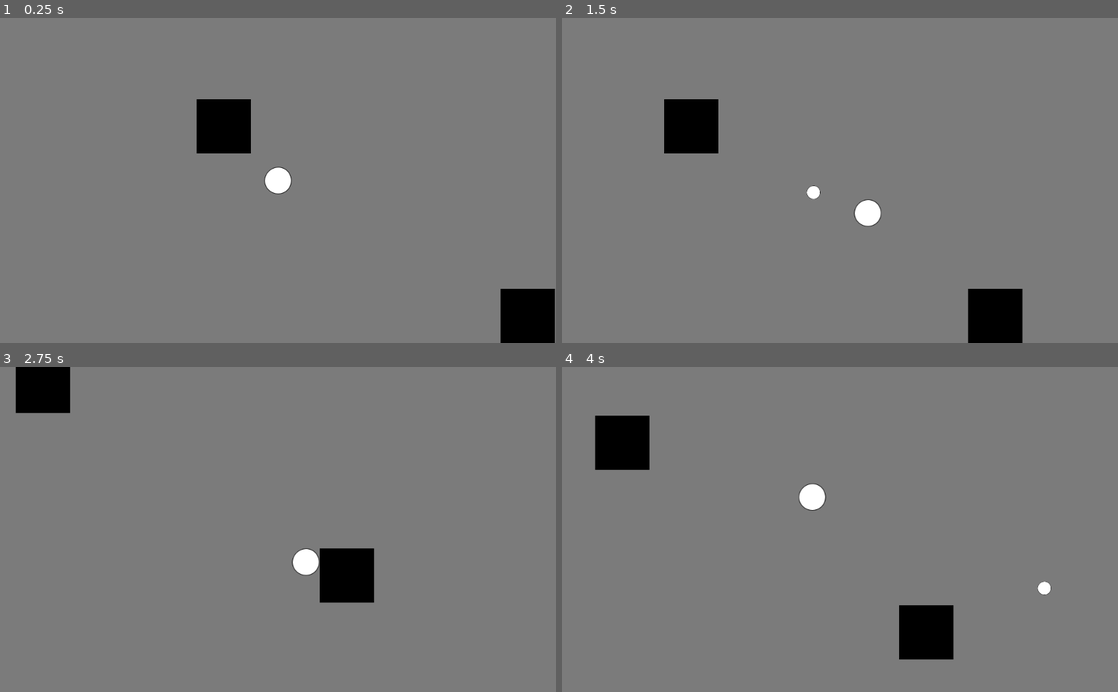
Above: before the commit, frames 1-4 (two rows, left to right).
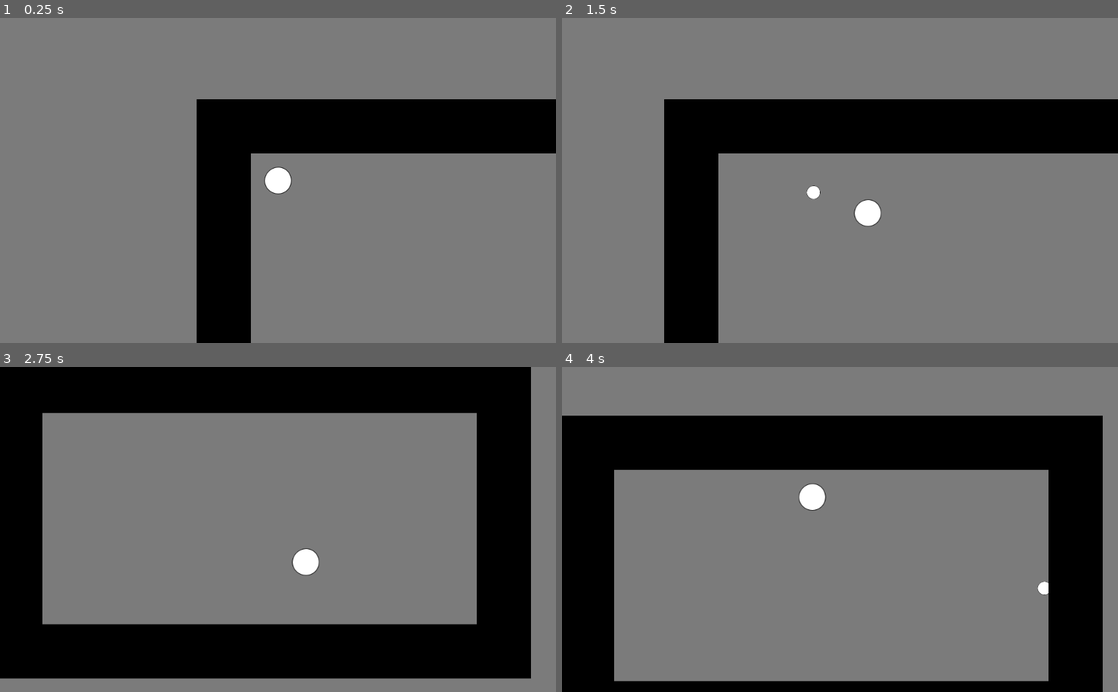
Above: after the commit, the same moments.

Repository: ComradeSparklePony/Slay-the-Triangles
Game: Godot game, scene res://town.tscn
Same seed, same stepped clock (60 frames per second), same inputs: the game is played once before the commit and once after it. The project has no main scene, so this scene is started directly.
Inputs (mouse positions are in pixels of both pictures, inside the frame that each line leads up to):
- Up to frame 1 (0.25 s): no input
- Up to frame 2 (1.5 s): tap Enter at 0.5 s; move the mouse to (962, 164) at 0.52 s; press the mouse at (962, 164) at 0.53 s; hold Right (ui_right) 0.53-1.28 s; move the mouse to (728, 196) at 1.27 s; release the mouse at (728, 196) at 1.28 s; hold Down (ui_down) from 1.28 s (still down); click (728, 196) at 1.35 s
- Up to frame 3 (2.75 s): move the mouse to (333, 458) at 2.02 s; release Down (ui_down) at 2.03 s; press the mouse at (333, 458) at 2.03 s; hold Right (ui_right) from 2.03 s (still down)
- Up to frame 4 (4 s): move the mouse to (812, 594) at 2.77 s; release Right (ui_right) at 2.78 s; release the mouse at (812, 594) at 2.78 s; hold Up (ui_up) 2.78-3.53 s; click (812, 594) at 2.85 s; move the mouse to (1006, 578) at 3.52 s; press the mouse at (1006, 578) at 3.53 s; hold Left (ui_left) from 3.53 s (still down)

The runs differ from the first frame. In frame 1, 16% of the frame differs, in the area x 35-100%, y 25-100%; in frame 2, 19%; in frame 3, 41%, in the area x 0-96%, y 0-96%; in frame 4, 32%.

Commit message:
create world
create basic world (I forgot to commit this to init-world)

Diff:
--- a/player.gd
+++ b/player.gd
@@ -2,8 +2,6 @@
 
 export (int) var SPEED
 var velocity = Vector2()
-
-var colliding = false
 
 export (PackedScene) var projectile
 
@@ -26,7 +24,6 @@
 	if velocity.length() > 0:
 		velocity = velocity.normalized() * SPEED
 
-
 	move_and_collide(velocity * delta)
 
 
--- a/town.tscn
+++ b/town.tscn
@@ -12,14 +12,172 @@
 position = Vector2( 150, 150 )
 _sections_unfolded = [ "Collision", "Material", "Transform", "Visibility", "Z Index", "collision" ]
 
-[node name="world-wall" parent="." index="1" groups=[
+[node name="walls" type="Node2D" parent="." index="1"]
+
+[node name="world-wall0" parent="walls" index="0" groups=[
 "wall",
 ] instance=ExtResource( 2 )]
 
 position = Vector2( 50, 50 )
 
-[node name="world-wall2" parent="." index="2" groups=[
+[node name="world-wall1" parent="walls" index="1" groups=[
 "wall",
 ] instance=ExtResource( 2 )]
 
-position = Vector2( 610, 400 )
+position = Vector2( 150, 50 )
+
+[node name="world-wall2" parent="walls" index="2" groups=[
+"wall",
+] instance=ExtResource( 2 )]
+
+position = Vector2( 250, 50 )
+
+[node name="world-wall3" parent="walls" index="3" groups=[
+"wall",
+] instance=ExtResource( 2 )]
+
+position = Vector2( 350, 50 )
+
+[node name="world-wall4" parent="walls" index="4" groups=[
+"wall",
+] instance=ExtResource( 2 )]
+
+position = Vector2( 450, 50 )
+
+[node name="world-wall5" parent="walls" index="5" groups=[
+"wall",
+] instance=ExtResource( 2 )]
+
+position = Vector2( 550, 50 )
+
+[node name="world-wall6" parent="walls" index="6" groups=[
+"wall",
+] instance=ExtResource( 2 )]
+
+position = Vector2( 650, 50 )
+
+[node name="world-wall7" parent="walls" index="7" groups=[
+"wall",
+] instance=ExtResource( 2 )]
+
+position = Vector2( 750, 50 )
+
+[node name="world-wall8" parent="walls" index="8" groups=[
+"wall",
+] instance=ExtResource( 2 )]
+
+position = Vector2( 850, 50 )
+
+[node name="world-wall9" parent="walls" index="9" groups=[
+"wall",
+] instance=ExtResource( 2 )]
+
+position = Vector2( 950, 50 )
+
+[node name="world-wall10" parent="walls" index="10" groups=[
+"wall",
+] instance=ExtResource( 2 )]
+
+position = Vector2( 950, 150 )
+
+[node name="world-wall11" parent="walls" index="11" groups=[
+"wall",
+] instance=ExtResource( 2 )]
+
+position = Vector2( 950, 250 )
+
+[node name="world-wall12" parent="walls" index="12" groups=[
+"wall",
+] instance=ExtResource( 2 )]
+
+position = Vector2( 950, 350 )
+
+[node name="world-wall13" parent="walls" index="13" groups=[
+"wall",
+] instance=ExtResource( 2 )]
+
+position = Vector2( 950, 440 )
+
+[node name="world-wall14" parent="walls" index="14" groups=[
+"wall",
+] instance=ExtResource( 2 )]
+
+position = Vector2( 950, 540 )
+
+[node name="world-wall15" parent="walls" index="15" groups=[
+"wall",
+] instance=ExtResource( 2 )]
+
+position = Vector2( 850, 540 )
+
+[node name="world-wall16" parent="walls" index="16" groups=[
+"wall",
+] instance=ExtResource( 2 )]
+
+position = Vector2( 750, 540 )
+
+[node name="world-wall17" parent="walls" index="17" groups=[
+"wall",
+] instance=ExtResource( 2 )]
+
+position = Vector2( 650, 540 )
+
+[node name="world-wall18" parent="walls" index="18" groups=[
+"wall",
+] instance=ExtResource( 2 )]
+
+position = Vector2( 550, 540 )
+
+[node name="world-wall19" parent="walls" index="19" groups=[
+"wall",
+] instance=ExtResource( 2 )]
+
+position = Vector2( 450, 540 )
+
+[node name="world-wall20" parent="walls" index="20" groups=[
+"wall",
+] instance=ExtResource( 2 )]
+
+position = Vector2( 350, 540 )
+
+[node name="world-wall21" parent="walls" index="21" groups=[
+"wall",
+] instance=ExtResource( 2 )]
+
+position = Vector2( 250, 540 )
+
+[node name="world-wall22" parent="walls" index="22" groups=[
+"wall",
+] instance=ExtResource( 2 )]
+
+position = Vector2( 150, 540 )
+
+[node name="world-wall23" parent="walls" index="23" groups=[
+"wall",
+] instance=ExtResource( 2 )]
+
+position = Vector2( 50, 540 )
+
+[node name="world-wall24" parent="walls" index="24" groups=[
+"wall",
+] instance=ExtResource( 2 )]
+
+position = Vector2( 50, 440 )
+
+[node name="world-wall25" parent="walls" index="25" groups=[
+"wall",
+] instance=ExtResource( 2 )]
+
+position = Vector2( 50, 340 )
+
+[node name="world-wall26" parent="walls" index="26" groups=[
+"wall",
+] instance=ExtResource( 2 )]
+
+position = Vector2( 50, 250 )
+
+[node name="world-wall27" parent="walls" index="27" groups=[
+"wall",
+] instance=ExtResource( 2 )]
+
+position = Vector2( 50, 150 )
